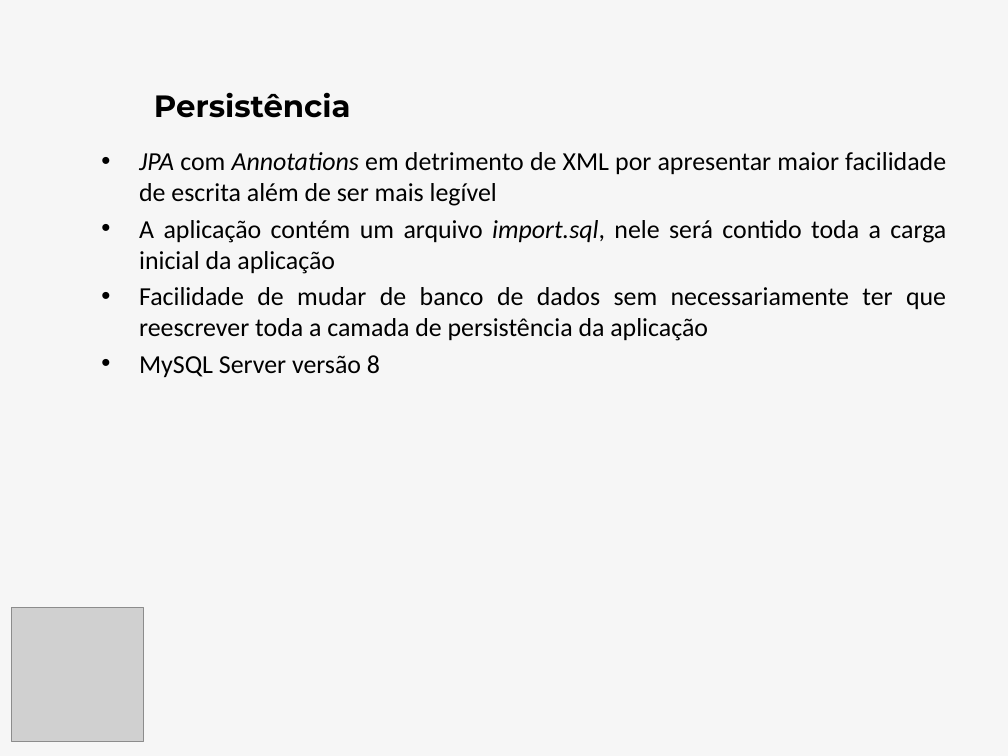
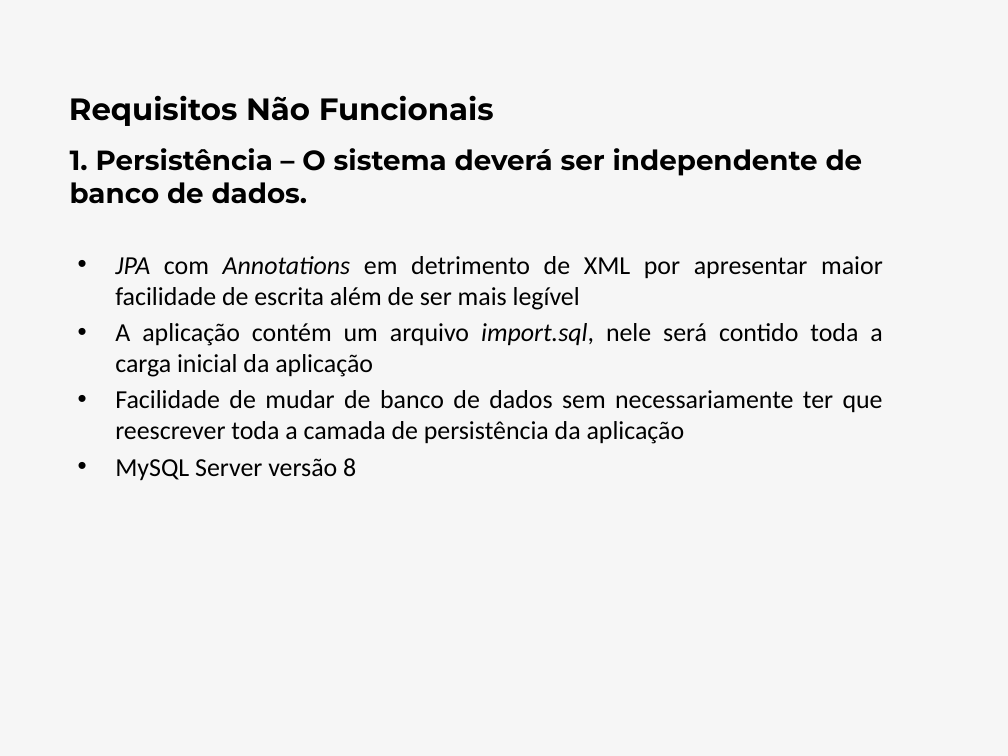
Before and after one commit to luizfernandodias/vessel-gestao-ambiental, a slide deck: slide 15 of apresentacao/Slides_Apresentacao_TCC.pptx (slide 18 before the commit). Drawn at 1008x756 pixels with LibreOffice and Linux fonts; fonts in the diff are those of the drawing; grey boxes stand for pictures. Boxes give left, top, right and bottom in pixels: in the first picture for what was removed or moved away, otherwise in the second. Text is boxed around its words. In the diff, an @@ line names an element or a change of style, - is before the commit and + after.

```diff
--- a/apresentacao/Slides_Apresentacao_TCC.pptx
+++ b/apresentacao/Slides_Apresentacao_TCC.pptx
@@ text added at [69,95,494,126], 22 pt, text #000000, bold @@
+Requisitos Não Funcionais
@@ title removed at [154,92,351,118] @@
-Persistência
@@ title added at [70,148,863,204], 19.8 pt, text #000000, bold @@
+1. Persistência – O sistema deverá ser independente de banco de dados.
@@ text "JPA com Annotations em detrimento ..." rewrapped from [139,152,946,378] to [115,256,883,481] @@
@@ picture removed at [12,608,144,742] @@
```
Also in this commit, not shown: 4 other slides changed, 8 slides added, 7 other files.
